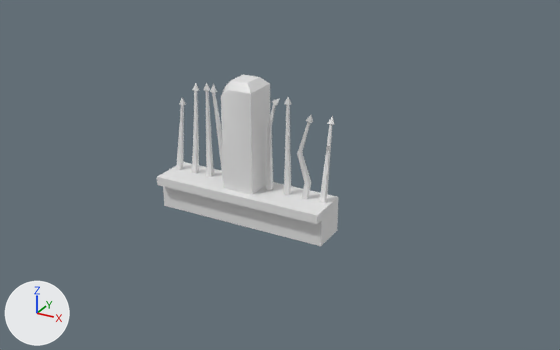
Two versions of the FBX model Assets/ART/3D/Walls/Fence/prop_fence_1.FBX, one commit apart.
Camera for both pictures: a camera (50 mm lens) standing at (2.02, -4.87, 1.95) and looking at (0.19, -1.55, 0.29). Every picture has the same lights, and +X, +Y and +Z are marked at lower left. Where no turn or scale is listed for an object, it has been applied to the vertices.

Script lines for the objects in view, before the commit:
```python
me_mesh = bpy.data.meshes.new('Mesh')
me_mesh.from_pydata(...)  # 222 vertices, 198 faces; spans x -0.5..0.5, y -0.15..0.1, z 0.0..0.8
ob_fence = bpy.data.objects.new('fence', me_mesh)
ob_fence.location = (0.0, -1.572, 0.0)
```
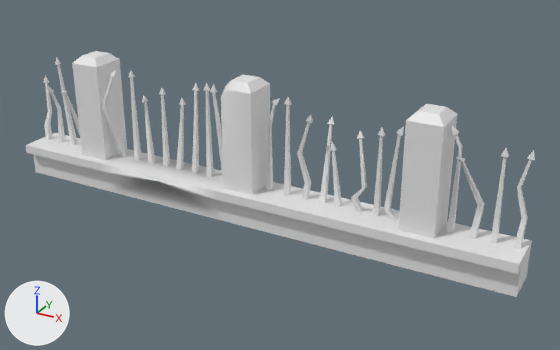
Commit message: Adding Candle Prop Fixing Mausoleum & Fence props

Pixel boxes [x1, y1, x2, y2] of what changed, in the pictures (560 x 350 px):
'fence', reshaped (180% wider, 43% taller)
    before: [157, 74, 338, 246]
    after: [26, 51, 535, 297]
part 1 of me_mesh, added
    after: [128, 71, 142, 160]
part 2 of me_mesh, added
    after: [317, 104, 535, 297]
part 3 of me_mesh, added
    after: [26, 51, 177, 205]

The change, as a diff of the scene's bpy script:
```diff
--- a/Assets/ART/3D/Walls/Fence/prop_fence_1.FBX.py
+++ b/Assets/ART/3D/Walls/Fence/prop_fence_1.FBX.py
@@ me_mesh @@
 # used by ob_fence; location = (0.0, -1.572, 0.0)
-me_mesh.from_pydata(...)  # 222 vertices, 198 faces; spans x -0.5..0.5, y -0.15..0.1, z 0.0..0.8
+me_mesh.from_pydata(...)  # 667 vertices, 606 faces; spans x -1.5..1.5, y -0.173..0.1, z 0.0..0.8
+# me_mesh part 1: the loose piece of 20 vertices spanning x 0.23..0.262, y -0.009..0.021, z 0.189..0.741 is copied, and the copy is moved by (-1.0, 0.0, 0.0); it spans x -0.77..-0.738, y -0.009..0.021, z 0.189..0.741
+# me_mesh part 2: 227 vertices added at x 0.489..1.5, y -0.15..0.1, z 0.0..0.8
+# me_mesh part 3: 198 vertices added at x -1.5..-0.529, y -0.173..0.1, z 0.0..0.8
```
